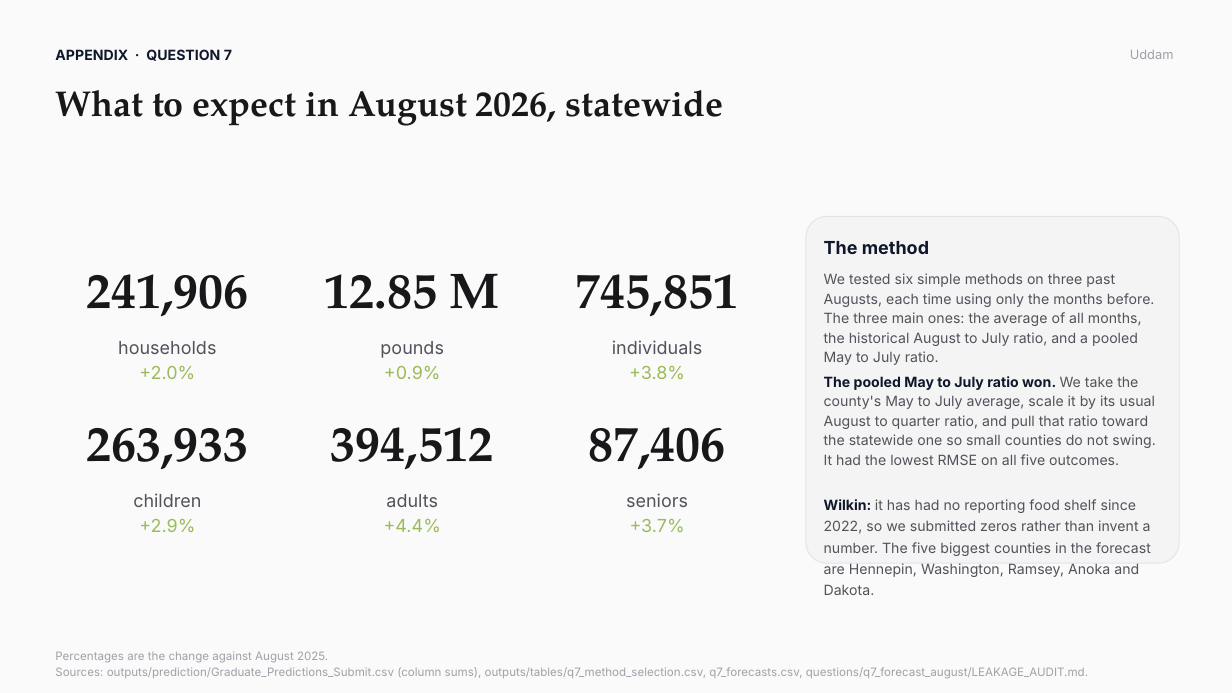
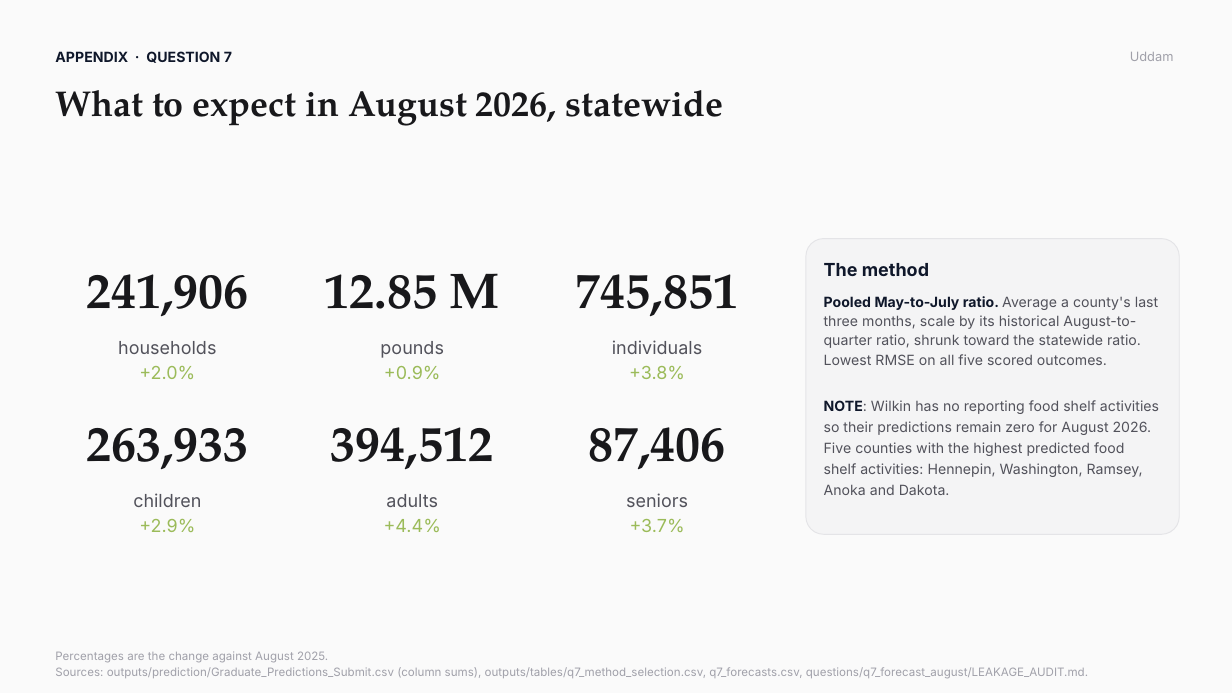
Before and after one commit to dhyan95/MinneMUDAC, a slide deck: slide 8 of docs/MinneMUDAC 2026_ Data Detectors.pptx. Drawn at 1232x693 pixels with LibreOffice and Linux fonts; fonts in the diff are those of the drawing. Boxes give left, top, right and bottom in pixels: in the first picture for what was removed or moved away, otherwise in the second. Text is boxed around its words. In the diff, an @@ line names an element or a change of style, - is before the commit and + after.

```diff
--- a/docs/MinneMUDAC 2026_ Data Detectors.pptx
+++ b/docs/MinneMUDAC 2026_ Data Detectors.pptx
@@ text "APPENDIX · QUESTION 7" at <box>55,51,232,63</box>: line spacing 1 to 1.15 @@
@@ text "Uddam" at <box>1130,52,1174,61</box>: line spacing 1 to 1.15 @@
@@ rounded rectangle: place and size @@
-rounded rectangle at <box>806,216,1179,563</box>
+rounded rectangle at <box>806,238,1179,534</box>
@@ text "The method": place and size @@
-text "The method" at <box>824,241,929,254</box>
+text "The method" at <box>824,263,929,276</box>
@@ text at <box>824,296,1159,495</box>: text changed @@
-We tested six simple methods on three past Augusts, each time using only the months before. The three main ones: the average of all months, the historical August to July ratio, and a pooled May to July ratio.
-The pooled May to July ratio won. We take the county's May to July average, scale it by its usual August to quarter ratio, and pull that ratio toward the statewide one so small counties do not swing. It had the lowest RMSE on all five outcomes.
-Wilkin: it has had no reporting food shelf since 2022, so we submitted zeros rather than invent a number. The five biggest counties in the forecast are Hennepin, Washington, Ramsey, Anoka and Dakota.
+Pooled May-to-July ratio. Average a county's last three months, scale by its historical August-to-quarter ratio, shrunk toward the statewide ratio. Lowest RMSE on all five scored outcomes.
+NOTE: Wilkin has no reporting food shelf activities so their predictions remain zero for August 2026. Five counties with the highest predicted food shelf activities: Hennepin, Washington, Ramsey, Anoka and Dakota.
```
Also in this commit, not shown: 13 other slides changed, 2 slides removed, 6 other files.
